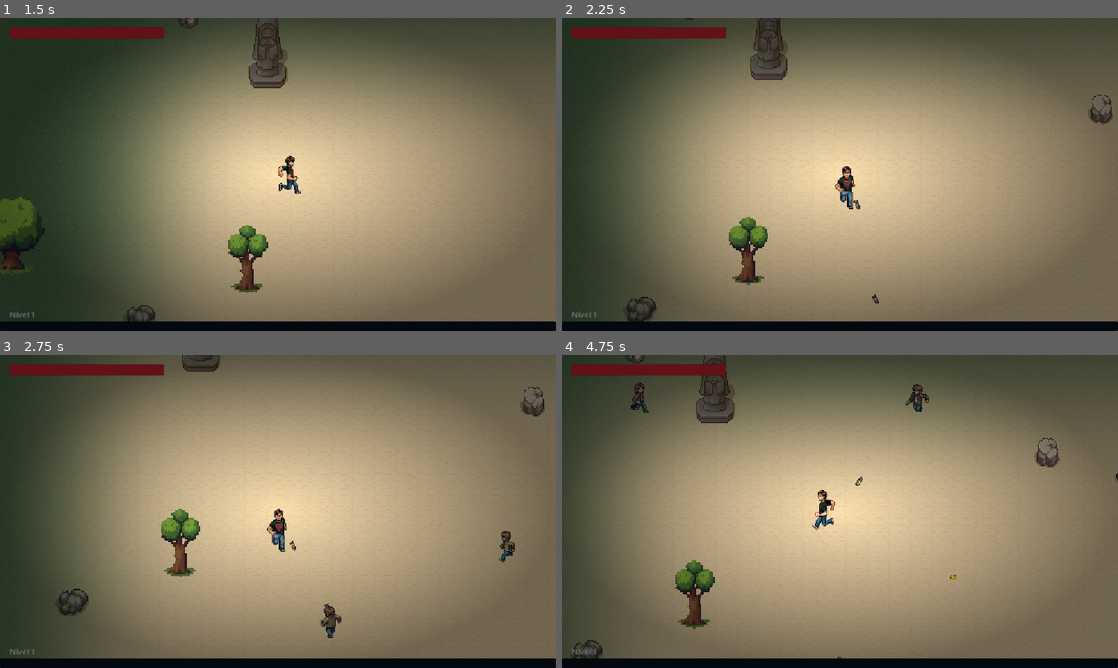
Above: before the commit, frames 1-4 (two rows, left to right).
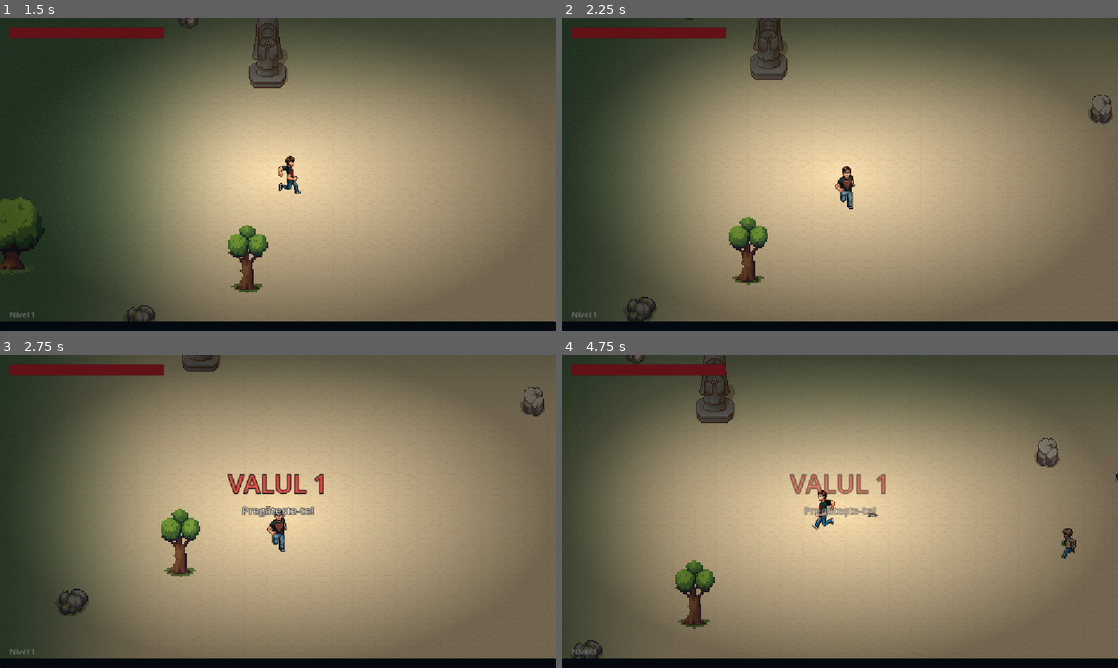
Above: after the commit, the same moments.

Repository: JocBZN/joc-bzn
Game: Godot game, scene res://menu.tscn
The game is run twice, just before and just after one commit, with the same random seed, the same clock (stepped at 60 frames per second) and the same inputs.
Inputs:
- Up to frame 1 (1.5 s): click "START" at 0.5 s; tap Enter at 1.25 s; hold Right (ui_right) from 1.28 s (still down)
- Up to frame 2 (2.25 s): release Right (ui_right) at 2.03 s; hold Down (ui_down) from 2.03 s (still down)
- Up to frame 3 (2.75 s): keep holding Down (ui_down)
- Up to frame 4 (4.75 s): release Down (ui_down) at 2.78 s; hold Right (ui_right) 2.78-3.53 s; hold Up (ui_up) 3.53-4.28 s; hold Left (ui_left) from 4.28 s (still down)

Frame 1 is identical in both runs. In frame 2, less than 0.1% of the frame differs, in the area x 52-57%, y 58-92%; in frame 3, 1.3%; in frame 4, 1.4%, in the area x 12-93%, y 8-97%.

Commit message:
Sunet + valuri + upgrade-uri de armă + efecte
- Manager audio (autoload Audio): pool de SFX + 6 efecte generate
  (shoot/hit/enemy_die/xp/levelup/hurt) + muzica de fundal in bucla
- Atelier de efecte (autoload Fx): muzzle flash, scantei la impact
  (CPUParticles2D), numere de damage care sar (crit = galben mare)
- Upgrade-uri de arma: crit (damage dublu), strapungere, glont mare,
  knockback + 4 optiuni noi la level up; merg pe toate 3 gloantele
- Screen shake la crit (trauma pe Camera2D, fara conflict cu statuia)
- Sistem de VALURI (spawner): inamici -> BOSS -> val nou mai greu,
  cu bannere pe ecran (VALUL N / BOSS! / VALUL N TERMINAT)
- Dificultate pe VAL (Difficulty.wave), nu pe timp

Co-Authored-By: Claude Opus 4.8 <noreply@anthropic.com>

Diff:
--- /dev/null
+++ b/audio.gd
@@ -0,0 +1,80 @@
+extends Node
+
+# Manager global de sunet. Autoload "Audio" — există o singură dată și se aude din orice scenă.
+# Îl chemi simplu de oriunde:  Audio.play("shoot")
+# Analogie: un DJ cu mai multe boxe. Când ceri un sunet îl pune pe o boxă liberă,
+# ca să poată suna mai multe efecte în același timp (multe gloanțe deodată etc.).
+
+# Numele efectului -> fișierul din folderul audio/. Adaugi aici ca să ai un sunet nou.
+const SFX := {
+	"shoot": "res://audio/shoot.wav",
+	"hit": "res://audio/hit.wav",
+	"enemy_die": "res://audio/enemy_die.wav",
+	"xp": "res://audio/xp.wav",
+	"levelup": "res://audio/levelup.wav",
+	"hurt": "res://audio/hurt.wav",
+}
+
+const POOL_SIZE := 12       # câte "boxe" (playere) avem pregătite
+var _streams := {}          # nume -> AudioStream încărcat
+var _players: Array = []    # lista de AudioStreamPlayer
+var _next := 0              # ce boxă folosim data viitoare (rotativ)
+var _music: AudioStreamPlayer  # boxă separată doar pentru muzica de fundal (în buclă)
+
+func _ready() -> void:
+	# rulează chiar și când jocul e pe pauză (ex. la level up)
+	process_mode = Node.PROCESS_MODE_ALWAYS
+	# încărcăm o dată fiecare sunet
+	for name in SFX:
+		var s = load(SFX[name])
+		if s != null:
+			_streams[name] = s
+	# pregătim boxele
+	for i in POOL_SIZE:
+		var p := AudioStreamPlayer.new()
+		p.bus = "Master"
+		add_child(p)
+		_players.append(p)
+
+# Redă un efect. volume_db: mai mic = mai încet (ex. -6). pitch_rand: variație aleatoare
+# de ton (0.1 = ±10%) ca să nu sune identic de fiecare dată.
+func play(name: String, volume_db: float = 0.0, pitch_rand: float = 0.08) -> void:
+	if not _streams.has(name):
+		return
+	var p := _find_free_player()
+	p.stream = _streams[name]
+	p.volume_db = volume_db
+	p.pitch_scale = 1.0 + randf_range(-pitch_rand, pitch_rand)
+	p.play()
+
+# --- Muzică de fundal, în buclă ---
+# O pornim la începutul jocului (spawner._ready) și o oprim la ieșirea din joc.
+func play_music(volume_db: float = -12.0) -> void:
+	if _music == null:
+		_music = AudioStreamPlayer.new()
+		_music.bus = "Master"
+		_music.process_mode = Node.PROCESS_MODE_ALWAYS  # cântă și pe pauză (ex. Game Over)
+		add_child(_music)
+	var s = load("res://audio/music.wav")
+	if s == null:
+		return
+	# facem WAV-ul să se repete la nesfârșit fără pauză
+	if s is AudioStreamWAV:
+		s.loop_mode = AudioStreamWAV.LOOP_FORWARD
+		s.loop_begin = 0
+	_music.stream = s
+	_music.volume_db = volume_db
+	_music.play()
+
+func stop_music() -> void:
+	if _music != null:
+		_music.stop()
+
+# Găsește o boxă care nu cântă; dacă toate cântă, o refolosește pe următoarea (rotativ).
+func _find_free_player() -> AudioStreamPlayer:
+	for p in _players:
+		if not p.playing:
+			return p
+	var p: AudioStreamPlayer = _players[_next]
+	_next = (_next + 1) % POOL_SIZE
+	return p
--- a/bullet.gd
+++ b/bullet.gd
@@ -4,8 +4,14 @@
 @export var damage: int = 10
 @export var lifetime: float = 2.0
 
+# --- setate de player la tragere (upgrade-uri de armă) ---
+var pierce: int = 0        # prin câți inamici trece înainte să dispară (0 = se oprește la primul)
+var knockback: float = 0.0 # cât de tare împinge inamicul înapoi
+var is_crit: bool = false  # dacă lovitura e critică (pentru numărul galben)
+
 var direction: Vector2 = Vector2.RIGHT
 var time_left: float
+var _hits: int = 0         # câți inamici a lovit deja
 
 func _ready() -> void:
 	time_left = lifetime
@@ -26,4 +32,14 @@
 func _on_body_entered(body: Node) -> void:
 	if body.is_in_group("enemy"):
 		body.take_damage(damage)
-		queue_free()
+		# efecte la lovitură: scântei + număr de damage (crit = galben mare)
+		var col := Color(1.0, 0.85, 0.2) if is_crit else Color(0.6, 1.0, 1.0)
+		Fx.impact(global_position, col)
+		Fx.damage_number(global_position, damage, is_crit)
+		# împinge inamicul înapoi, dacă avem knockback
+		if knockback > 0.0 and body.has_method("apply_knockback"):
+			body.apply_knockback(direction * knockback)
+		# străpungere: dispare doar după ce a lovit (pierce + 1) inamici
+		_hits += 1
+		if _hits > pierce:
+			queue_free()
--- a/difficulty.gd
+++ b/difficulty.gd
@@ -9,33 +9,28 @@
 # Timpul scurs de la începutul rundei (secunde). Spawner-ul îl resetează la joc nou.
 var time: float = 0.0
 
-# La fiecare atâtea secunde crește o treaptă de dificultate. (Micșorează = mai greu mai repede.)
-var stage_seconds: float = 30.0
-
-# De la ce treaptă începe să pice XP-ul rar (XP2). 3 treapte * 30s = după 90 de secunde.
-var xp2_from_stage: int = 3
+# Val-ul (wave) curent, setat de spawner. ACESTA e acum motorul principal al dificultății:
+# fiecare val e mai greu ca precedentul.
+var wave: int = 1
 
 func _process(delta: float) -> void:
 	time += delta
 
-# Treapta curentă: 0, 1, 2, ... (crește cu timpul)
-func stage() -> int:
-	return int(time / stage_seconds)
-
-# --- Multiplicatori care cresc cu dificultatea (modifică numerele ca să reglezi) ---
+# --- Multiplicatori care cresc cu VALUL (modifică numerele ca să reglezi) ---
+# (wave - 1) ca valul 1 = dificultate de bază (multiplicatori = 1.0).
 
 func enemy_hp_mult() -> float:
-	return 1.0 + stage() * 0.5     # +50% viață pe treaptă
+	return 1.0 + (wave - 1) * 0.45   # +45% viață pe val
 
 func enemy_speed_mult() -> float:
-	return 1.0 + stage() * 0.1     # +10% viteză pe treaptă
+	return 1.0 + (wave - 1) * 0.06   # +6% viteză pe val
 
 func spawn_mult() -> float:
-	return 1.0 + stage() * 0.3     # apar cu 30% mai des pe treaptă
+	return 1.0 + (wave - 1) * 0.30   # apar cu 30% mai des pe val
 
 func xp_mult() -> float:
-	return 2.0 * (1.0 + stage() * 0.5)   # +100% XP (dublat) față de bază, și crește cu dificultatea
+	return 2.0 * (1.0 + (wave - 1) * 0.35)   # +100% XP de bază, crește cu valul
 
-# XP2 (rar) e deblocat abia când dificultatea a urcat destul
+# XP2 (rar) e deblocat de la valul 3 în sus
 func xp2_unlocked() -> bool:
-	return stage() >= xp2_from_stage
+	return wave >= 3
--- a/enemy.gd
+++ b/enemy.gd
@@ -5,8 +5,10 @@
 
 @export var speed: float = 120.0
 @export var max_hp: int = 30
+@export var knockback_decay: float = 900.0  # cât de repede se stinge împinsul (px/s pe secundă)
 var hp: int
 var _dying := false
+var _knockback := Vector2.ZERO  # împins temporar de gloanțe
 var _flash_tween: Tween
 
 # Scenele de XP (le încărcăm doar dacă există deja, ca să nu dea eroare)
@@ -33,11 +35,16 @@
 	if player == null:
 		return
 	var directie := (player.global_position - global_position).normalized()
-	velocity = directie * speed
+	velocity = directie * speed + _knockback  # mers spre player + eventualul împins de la gloanțe
 	move_and_slide()
+	_knockback = _knockback.move_toward(Vector2.ZERO, knockback_decay * delta)  # împinsul scade rapid la 0
 	# angle() = unghiul spre player (0 = est, crește în sensul acelor de ceas) → octant 0..7
 	var idx := wrapi(int(round(directie.angle() / (PI / 4.0))), 0, 8)
 	anim.play(DIRECTII[idx])
+
+# Chemată de glonț când are knockback: împinge inamicul pe direcția glonțului.
+func apply_knockback(v: Vector2) -> void:
+	_knockback = v
 
 func take_damage(amount: int) -> void:
 	if _dying:
@@ -46,6 +53,7 @@
 	if hp <= 0:
 		_die()
 	else:
+		Audio.play("hit", -8.0)  # lovitură (scurt, mai încet — se aude des)
 		_flash()  # sclipire albă scurtă la fiecare lovitură
 
 func _flash() -> void:
@@ -57,6 +65,7 @@
 
 func _die() -> void:
 	_dying = true
+	Audio.play("enemy_die", -5.0)  # inamic mort
 	remove_from_group("enemy")  # nu mai e țintă și nu mai face damage cât se stinge
 	_drop_xp()
 	# animație de moarte: se umflă și se stinge, apoi dispare
--- /dev/null
+++ b/fx.gd
@@ -0,0 +1,111 @@
+extends Node
+
+# "Atelierul de efecte" global. Autoload "Fx". Îl chemi de oriunde:
+#   Fx.muzzle(pozitie)             -> fulger la gura armei
+#   Fx.impact(pozitie, culoare)    -> scântei + flash la lovitură
+#   Fx.damage_number(poz, 25, true)-> număr de damage care sare (crit = mare & galben)
+#
+# Tot ce apare e adăugat în scena curentă (lumea jocului), în coordonate de LUME,
+# și se auto-distruge după animație. Nu trebuie să atingi nimic în editor.
+
+var _glow_tex: GradientTexture2D    # un cerc moale alb→transparent, refolosit pentru glow
+var _add_mat: CanvasItemMaterial    # material "additive" = luminile se adună → efect de strălucire
+
+func _ready() -> void:
+	process_mode = Node.PROCESS_MODE_ALWAYS
+	# construim o textură radială (cerc moale) o singură dată
+	var grad := Gradient.new()
+	grad.set_color(0, Color(1, 1, 1, 1))
+	grad.set_color(1, Color(1, 1, 1, 0))
+	_glow_tex = GradientTexture2D.new()
+	_glow_tex.gradient = grad
+	_glow_tex.width = 64
+	_glow_tex.height = 64
+	_glow_tex.fill = GradientTexture2D.FILL_RADIAL
+	_glow_tex.fill_from = Vector2(0.5, 0.5)
+	_glow_tex.fill_to = Vector2(1.0, 0.5)
+	# material additiv pentru glow
+	_add_mat = CanvasItemMaterial.new()
+	_add_mat.blend_mode = CanvasItemMaterial.BLEND_MODE_ADD
+
+# unde adăugăm efectele: scena curentă (lumea). Dacă nu există, ieșim în siguranță.
+func _world() -> Node:
+	return get_tree().current_scene
+
+# --- fulger de glow care se umflă și se stinge (pentru muzzle/impact) ---
+func _flash(pos: Vector2, color: Color, size: float, dur: float) -> void:
+	var w := _world()
+	if w == null:
+		return
+	var s := Sprite2D.new()
+	s.texture = _glow_tex
+	s.material = _add_mat
+	s.modulate = color
+	s.z_index = 60
+	w.add_child(s)
+	s.global_position = pos
+	s.scale = Vector2.ONE * size * 0.25
+	var t := s.create_tween()
+	t.tween_property(s, "scale", Vector2.ONE * size, dur).set_trans(Tween.TRANS_QUAD).set_ease(Tween.EASE_OUT)
+	t.parallel().tween_property(s, "modulate:a", 0.0, dur)
+	t.tween_callback(s.queue_free)
+
+# fulger cald la gura armei când tragi
+func muzzle(pos: Vector2) -> void:
+	_flash(pos, Color(1.0, 0.9, 0.5), 0.9, 0.10)
+
+# flash + scântei la lovitură
+func impact(pos: Vector2, color: Color = Color(0.6, 1.0, 1.0)) -> void:
+	_flash(pos, color, 0.7, 0.14)
+	var w := _world()
+	if w == null:
+		return
+	var p := CPUParticles2D.new()
+	p.z_index = 60
+	w.add_child(p)
+	p.global_position = pos
+	p.one_shot = true
+	p.explosiveness = 1.0        # toate scânteile pornesc odată
+	p.amount = 10
+	p.lifetime = 0.35
+	p.spread = 180.0             # în toate direcțiile
+	p.initial_velocity_min = 120.0
+	p.initial_velocity_max = 260.0
+	p.gravity = Vector2.ZERO
+	p.scale_amount_min = 2.0
+	p.scale_amount_max = 3.0
+	p.color = color
+	p.emitting = true
+	# îl ștergem după ce s-a stins
+	get_tree().create_timer(0.6).timeout.connect(p.queue_free)
+
+# --- număr de damage care sare în sus și se stinge ---
+func damage_number(pos: Vector2, amount: int, crit: bool = false) -> void:
+	var w := _world()
+	if w == null:
+		return
+	var holder := Node2D.new()
+	holder.z_index = 100
+	w.add_child(holder)
+	holder.global_position = pos + Vector2(randf_range(-8, 8), -20)
+
+	var lbl := Label.new()
+	lbl.text = str(amount)
+	lbl.horizontal_alignment = HORIZONTAL_ALIGNMENT_CENTER
+	lbl.position = Vector2(-40, -20)
+	lbl.custom_minimum_size = Vector2(80, 0)
+	var marime := 30 if crit else 20
+	lbl.add_theme_font_size_override("font_size", marime)
+	# crit = galben mare; normal = alb
+	var culoare := Color(1.0, 0.85, 0.2) if crit else Color(1, 1, 1)
+	lbl.add_theme_color_override("font_color", culoare)
+	# contur negru ca să se citească pe orice fundal
+	lbl.add_theme_color_override("font_outline_color", Color(0, 0, 0))
+	lbl.add_theme_constant_override("outline_size", 5)
+	holder.add_child(lbl)
+
+	# sare în sus + se stinge, apoi dispare
+	var t := holder.create_tween()
+	t.tween_property(holder, "position:y", holder.position.y - 45, 0.7).set_trans(Tween.TRANS_QUAD).set_ease(Tween.EASE_OUT)
+	t.parallel().tween_property(lbl, "modulate:a", 0.0, 0.7)
+	t.tween_callback(holder.queue_free)
--- a/hud.gd
+++ b/hud.gd
@@ -10,7 +10,16 @@
 var xp_bar: ProgressBar
 var level_label: Label
 
+# --- Banner mare pe ecran (anunțuri de val: "VALUL 3", "BOSS!", ...) ---
+var banner: Label
+var banner_sub: Label
+var _banner_box: VBoxContainer
+var _banner_tween: Tween
+
 func _ready() -> void:
+	add_to_group("hud")  # ca spawner-ul să ne găsească pentru anunțuri
+	_build_banner()
+
 	# --- Bara de VIAȚĂ (sus-stânga, mărime fixă) ---
 	health_bar = _make_bar(Color(0.85, 0.15, 0.2), Color(0.15, 0.03, 0.03))  # roșu pe fundal închis
 	health_bar.position = Vector2(20, 20)
@@ -52,6 +61,53 @@
 	bar.add_theme_stylebox_override("fill", sb_fill)
 	return bar
 
+# Construiește bannerul centrat pe ecran (ascuns până la primul anunț).
+func _build_banner() -> void:
+	var center := CenterContainer.new()
+	center.set_anchors_and_offsets_preset(Control.PRESET_FULL_RECT)
+	center.mouse_filter = Control.MOUSE_FILTER_IGNORE  # să nu blocheze click-urile
+	center.offset_top = -80  # puțin mai sus de mijloc
+	add_child(center)
+
+	_banner_box = VBoxContainer.new()
+	_banner_box.alignment = BoxContainer.ALIGNMENT_CENTER
+	_banner_box.modulate.a = 0.0  # invizibil la start
+	center.add_child(_banner_box)
+
+	banner = Label.new()
+	banner.horizontal_alignment = HORIZONTAL_ALIGNMENT_CENTER
+	banner.add_theme_font_size_override("font_size", 52)
+	banner.add_theme_color_override("font_color", Color(1.0, 0.3, 0.3))
+	banner.add_theme_color_override("font_outline_color", Color(0, 0, 0))
+	banner.add_theme_constant_override("outline_size", 8)
+	_banner_box.add_child(banner)
+
+	banner_sub = Label.new()
+	banner_sub.horizontal_alignment = HORIZONTAL_ALIGNMENT_CENTER
+	banner_sub.add_theme_font_size_override("font_size", 22)
+	banner_sub.add_theme_color_override("font_color", Color(1, 1, 1))
+	banner_sub.add_theme_color_override("font_outline_color", Color(0, 0, 0))
+	banner_sub.add_theme_constant_override("outline_size", 5)
+	_banner_box.add_child(banner_sub)
+
+# Afișează un text mare care apare, ține câteva secunde, apoi se stinge.
+func announce(text: String, sub: String = "") -> void:
+	banner.text = text
+	banner_sub.text = sub
+	if _banner_tween != null and _banner_tween.is_valid():
+		_banner_tween.kill()
+	_banner_box.modulate.a = 0.0
+	_banner_box.scale = Vector2(0.7, 0.7)
+	_banner_box.pivot_offset = _banner_box.size * 0.5
+	_banner_tween = create_tween()
+	# apare cu un mic "pop"
+	_banner_tween.tween_property(_banner_box, "modulate:a", 1.0, 0.2)
+	_banner_tween.parallel().tween_property(_banner_box, "scale", Vector2.ONE, 0.25).set_trans(Tween.TRANS_BACK).set_ease(Tween.EASE_OUT)
+	# ține pe ecran
+	_banner_tween.tween_interval(1.6)
+	# se stinge
+	_banner_tween.tween_property(_banner_box, "modulate:a", 0.0, 0.6)
+
 func _process(_delta: float) -> void:
 	var player := get_tree().get_first_node_in_group("player")
 	if player == null:
--- a/levelup.gd
+++ b/levelup.gd
@@ -19,6 +19,10 @@
 	{"id": "grinder",   "nume": "Grinder",   "icon": "upgrade_8.png", "desc": "-15% XP pt nivel"},
 	{"id": "bere_doza", "nume": "Bere doză", "icon": "upgrade_9.png", "desc": "+60 Viață acum"},
 	{"id": "gloante_paralele", "nume": "Gloanțe paralele", "icon": "res://bullets/bullet1.png", "desc": "+1 glonț paralel"},
+	{"id": "strapungere", "nume": "Foraj", "icon": "res://bullets/bullet2.png", "desc": "Gloanțele trec prin +1 inamic"},
+	{"id": "critic", "nume": "Adrenalină", "icon": "upgrade_3.png", "desc": "+15% șansă damage dublu"},
+	{"id": "glont_mare", "nume": "Doză dublă", "icon": "res://bullets/bullet3.png", "desc": "Gloanțe mai mari · +5 damage"},
+	{"id": "recul", "nume": "Croșeu", "icon": "upgrade_5.png", "desc": "Gloanțele împing inamicii înapoi"},
 ]
 
 var _buttons := []
@@ -165,3 +169,16 @@
 		"gloante_paralele":
 			# încă un glonț paralel (1 → 2 → 3 ...)
 			p.bullet_count += 1
+		"strapungere":
+			# glonțul trece prin încă un inamic înainte să dispară
+			p.pierce += 1
+		"critic":
+			# +15% șansă de damage dublu (plafonat la 100%)
+			p.crit_chance = min(1.0, p.crit_chance + 0.15)
+		"glont_mare":
+			# gloanțe mai mari (hitbox + sprite) și puțin mai puternice
+			p.bullet_scale += 0.3
+			p.bullet_damage += 5
+		"recul":
+			# gloanțele împing inamicii înapoi
+			p.knockback += 250.0
--- a/player.gd
+++ b/player.gd
@@ -11,6 +11,13 @@
 @export var bullet_speed: float = 700.0    # cât de repede zboară glonțul (crește la level up)
 @export var bullet_count: int = 1          # câte gloanțe paralele tragi odată (+1 la fiecare bonus)
 @export var bullet_spacing: float = 26.0   # distanța dintre gloanțele paralele
+
+# --- upgrade-uri de armă ---
+@export var crit_chance: float = 0.0       # șansa (0..1) ca o lovitură să fie critică
+@export var crit_mult: float = 2.0         # de câte ori mai mult damage la critic
+@export var pierce: int = 0                # prin câți inamici trece glonțul
+@export var bullet_scale: float = 1.0      # mărimea glonțului (1 = normal)
+@export var knockback: float = 0.0         # cât împinge inamicul înapoi
 
 @export var max_hp: int = 100
 @export var contact_range: float = 60.0
@@ -28,7 +35,14 @@
 var ultima_directie := "south"  # ultima direcție în care s-a uitat (pentru poza de stat pe loc)
 var fire_timer: Timer           # îl ținem ca variabilă ca să-i putem schimba viteza la level up
 
+# --- Screen shake (tremurat de cameră, ex. la lovitură critică) ---
+@export var shake_decay: float = 4.0   # cât de repede se liniștește tremuratul
+@export var shake_max: float = 16.0    # amplitudinea maximă (pixeli)
+var _trauma: float = 0.0               # 0 = liniște, 1 = tremurat maxim
+var _shaking: bool = false             # controlăm camera DOAR cât tremurăm (ca să nu ne batem cu statuia)
+
 @onready var anim: AnimatedSprite2D = $AnimatedSprite2D
+@onready var _cam: Camera2D = $Camera2D
 
 func _ready() -> void:
 	add_to_group("player")
@@ -55,6 +69,22 @@
 	add_child(regen_timer)
 	regen_timer.start()
 
+# Adaugă „traumă" (tremurat). Se cheamă de ex. la lovitură critică.
+func add_shake(amount: float) -> void:
+	_trauma = min(1.0, _trauma + amount)
+
+func _process(delta: float) -> void:
+	if _cam == null:
+		return
+	if _trauma > 0.0:
+		_shaking = true
+		_trauma = max(0.0, _trauma - shake_decay * delta)
+		var amt := _trauma * _trauma  # pătrat = tremurat mai natural (mai brusc, se stinge lin)
+		_cam.offset = Vector2(randf_range(-1.0, 1.0), randf_range(-1.0, 1.0)) * shake_max * amt
+	elif _shaking:
+		_shaking = false
+		_cam.offset = Vector2.ZERO  # gata tremuratul: readucem camera o dată, apoi n-o mai atingem
+
 func _physics_process(delta: float) -> void:
 	var directie := Input.get_vector("ui_left", "ui_right", "ui_up", "ui_down")
 	velocity = directie * speed
@@ -74,15 +104,28 @@
 	if target == null:
 		return
 	var dir := (target.global_position - global_position).normalized()
+	Audio.play("shoot", -6.0)  # sunet de tragere (puțin mai încet ca să nu obosească)
+	Fx.muzzle(global_position + dir * 34.0)  # fulger la gura armei, spre inamic
 	var perp := Vector2(-dir.y, dir.x)  # perpendicular pe direcție → gloanțele stau unul lângă altul (paralele)
+	var any_crit := false
 	for i in bullet_count:
 		var offset := (i - (bullet_count - 1) / 2.0) * bullet_spacing  # centrate față de player
 		var bullet := bullet_scene.instantiate()
 		get_parent().add_child(bullet)
 		bullet.global_position = global_position + perp * offset
-		bullet.damage = bullet_damage  # glonțul face cât damage are player-ul acum
-		bullet.speed = bullet_speed    # și zboară cu viteza curentă a player-ului
+		# critic: aruncăm zarul o dată per glonț; dacă iese, damage × crit_mult
+		var is_crit := randf() < crit_chance
+		if is_crit:
+			any_crit = true
+		bullet.damage = int(bullet_damage * crit_mult) if is_crit else bullet_damage
+		bullet.is_crit = is_crit
+		bullet.speed = bullet_speed    # zboară cu viteza curentă a player-ului
+		bullet.pierce = pierce         # prin câți inamici trece
+		bullet.knockback = knockback   # cât împinge inamicul
+		bullet.scale *= bullet_scale   # mărimea glonțului (sprite + hitbox)
 		bullet.set_direction(dir)      # setează direcția ȘI rotește glonțul cu fața spre inamic
+	if any_crit:
+		add_shake(0.35)  # tremurat scurt la lovitură critică
 
 func _nearest_enemy() -> Node2D:
 	var nearest: Node2D = null
@@ -111,6 +154,7 @@
 
 func take_damage(amount: int) -> void:
 	hp -= amount
+	Audio.play("hurt", -3.0)  # player lovit
 	if hp <= 0:
 		hp = 0
 		die()
@@ -134,6 +178,7 @@
 
 func _level_up() -> void:
 	level += 1
+	Audio.play("levelup")  # jingle de nivel nou
 	xp_to_next = int(xp_to_next * 1.2)  # pragul crește cu 20% la fiecare nivel
 	var menu := get_tree().get_first_node_in_group("levelup_menu")
 	if menu != null:
--- a/project.godot
+++ b/project.godot
@@ -19,6 +19,8 @@
 
 Difficulty="*res://difficulty.gd"
 GameSettings="*res://game_settings.gd"
+Audio="*res://audio.gd"
+Fx="*res://fx.gd"
 
 [display]
 
--- a/spawner.gd
+++ b/spawner.gd
@@ -1,23 +1,94 @@
 extends Node
 
+# Managerul de VALURI (waves). Structura unui val:
+#   1) SPAWNING — apar inamici normali `wave_duration` secunde (tot mai des/greu cu valul);
+#   2) BOSS     — apare un BOSS („Garda"); cât trăiește, nu mai apar inamici normali;
+#   3) BREAK    — o scurtă pauză, apoi începe valul următor (mai greu).
+# Textul de pe ecran ("VALUL 3", "BOSS!", "VAL TERMINAT") e afișat de HUD (hud.announce).
+
 const ENEMY := preload("res://enemy.tscn")
+const BOSS := preload("res://garda.tscn")
 
-@export var spawn_interval: float = 1.0   # pauza de bază între apariții (la dificultate 0)
+@export var spawn_interval: float = 1.0   # pauza de bază între apariții (la valul 1)
 @export var min_interval: float = 0.2     # cât de repede pot apărea la maximum
 @export var spawn_distance: float = 700.0
+@export var wave_duration: float = 25.0   # cât ține partea de spawn a unui val (secunde)
+@export var break_duration: float = 4.0   # pauza dintre valuri (secunde)
+
+enum State { SPAWNING, BOSS, BREAK }
+var _state: int = State.BREAK
+var _wave_time: float = 0.0
+var _break_time: float = 0.0
+var _boss: Node = null   # referință la boss cât e viu
 
 var timer: Timer
 
 func _ready() -> void:
-	Difficulty.time = 0.0  # joc nou → resetăm dificultatea la zero
+	Difficulty.time = 0.0   # joc nou → resetăm cronometrul
+	Difficulty.wave = 1
+	Audio.play_music()      # pornim muzica de fundal
 	timer = Timer.new()
 	timer.wait_time = spawn_interval
 	timer.timeout.connect(_spawn_enemy)
 	add_child(timer)
 	timer.start()
+	# primul val începe după o scurtă pauză (ca să apuci să citești textul)
+	_start_break(2.0)
+
+func _exit_tree() -> void:
+	Audio.stop_music()  # ieșim din joc (meniu/restart) → oprim muzica
+
+func _process(delta: float) -> void:
+	match _state:
+		State.SPAWNING:
+			_wave_time -= delta
+			if _wave_time <= 0.0:
+				_start_boss()
+		State.BOSS:
+			# valul se termină când bossul a murit (referința nu mai e validă)
+			if _boss == null or not is_instance_valid(_boss):
+				_wave_cleared()
+		State.BREAK:
+			_break_time -= delta
+			if _break_time <= 0.0:
+				_start_wave()
+
+# --- Fazele valului ---
+
+func _start_break(secs: float) -> void:
+	_state = State.BREAK
+	_break_time = secs
+
+func _start_wave() -> void:
+	_state = State.SPAWNING
+	_wave_time = wave_duration
+	Difficulty.wave = _wave_number()
+	_announce("VALUL %d" % _wave_number(), "Pregătește-te!")
+	Audio.play("levelup")  # mic fanfaron la începutul valului
+
+func _start_boss() -> void:
+	_state = State.BOSS
+	_announce("BOSS!", "Învinge-l ca să treci mai departe")
+	_boss = _spawn_boss()
+
+func _wave_cleared() -> void:
+	_announce("VALUL %d TERMINAT" % _wave_number(), "Următorul val începe...")
+	_boss = null
+	_wave = _wave_number() + 1  # trecem la valul următor
+	_start_break(break_duration)
+
+# ținem numărul de val într-o variabilă simplă (1, 2, 3, ...)
+var _wave: int = 1
+func _wave_number() -> int:
+	return _wave
+
+# --- Spawn inamici / boss ---
 
 func _spawn_enemy() -> void:
-	# Cu cât dificultatea e mai mare, cu atât apar mai des (dar nu sub min_interval)
+	# apar inamici normali DOAR în timpul părții de spawn a valului
+	if _state != State.SPAWNING:
+		return
+	# cu cât valul e mai mare, cu atât apar mai des (dar nu sub min_interval)
 	timer.wait_time = max(min_interval, spawn_interval / Difficulty.spawn_mult())
 	var player := get_tree().get_first_node_in_group("player") as Node2D
 	if player == null:
@@ -25,6 +96,23 @@
 	var enemy := ENEMY.instantiate()
 	var unghi := randf() * TAU
 	var offset := Vector2(cos(unghi), sin(unghi)) * spawn_distance
-	# îl punem în World (Y-sortat), la fel ca player-ul, ca să fie acoperit corect de copaci
+	# în World (Y-sortat), la fel ca player-ul, ca să fie acoperit corect de copaci
 	player.get_parent().add_child(enemy)
 	enemy.global_position = player.global_position + offset
+
+func _spawn_boss() -> Node:
+	var player := get_tree().get_first_node_in_group("player") as Node2D
+	if player == null:
+		return null
+	var boss := BOSS.instantiate()
+	var unghi := randf() * TAU
+	var offset := Vector2(cos(unghi), sin(unghi)) * spawn_distance
+	player.get_parent().add_child(boss)
+	boss.global_position = player.global_position + offset
+	return boss
+
+# Cere HUD-ului să afișeze un text mare pe ecran (cu subtitlu).
+func _announce(text: String, sub: String = "") -> void:
+	var hud := get_tree().get_first_node_in_group("hud")
+	if hud != null and hud.has_method("announce"):
+		hud.announce(text, sub)
--- a/xp.gd
+++ b/xp.gd
@@ -39,6 +39,7 @@
 		return
 	if body.is_in_group("player"):
 		_collected = true
+		Audio.play("xp", -6.0)  # blip la adunat XP
 		body.gain_xp(value)
 		_pop()
 
Not shown, added: audio.gd.uid
Not shown, added: audio/enemy_die.wav.import
Not shown, added: audio/hit.wav.import
Not shown, added: audio/hurt.wav.import
Not shown, added: audio/levelup.wav.import
Not shown, added: audio/music.wav.import
Not shown, added: audio/shoot.wav.import
Not shown, added: audio/xp.wav.import
Not shown, added: fx.gd.uid
Not shown, changed: CLAUDE.md
Not shown, added: audio/enemy_die.wav
Not shown, added: audio/hit.wav
(and 5 more such lines)
